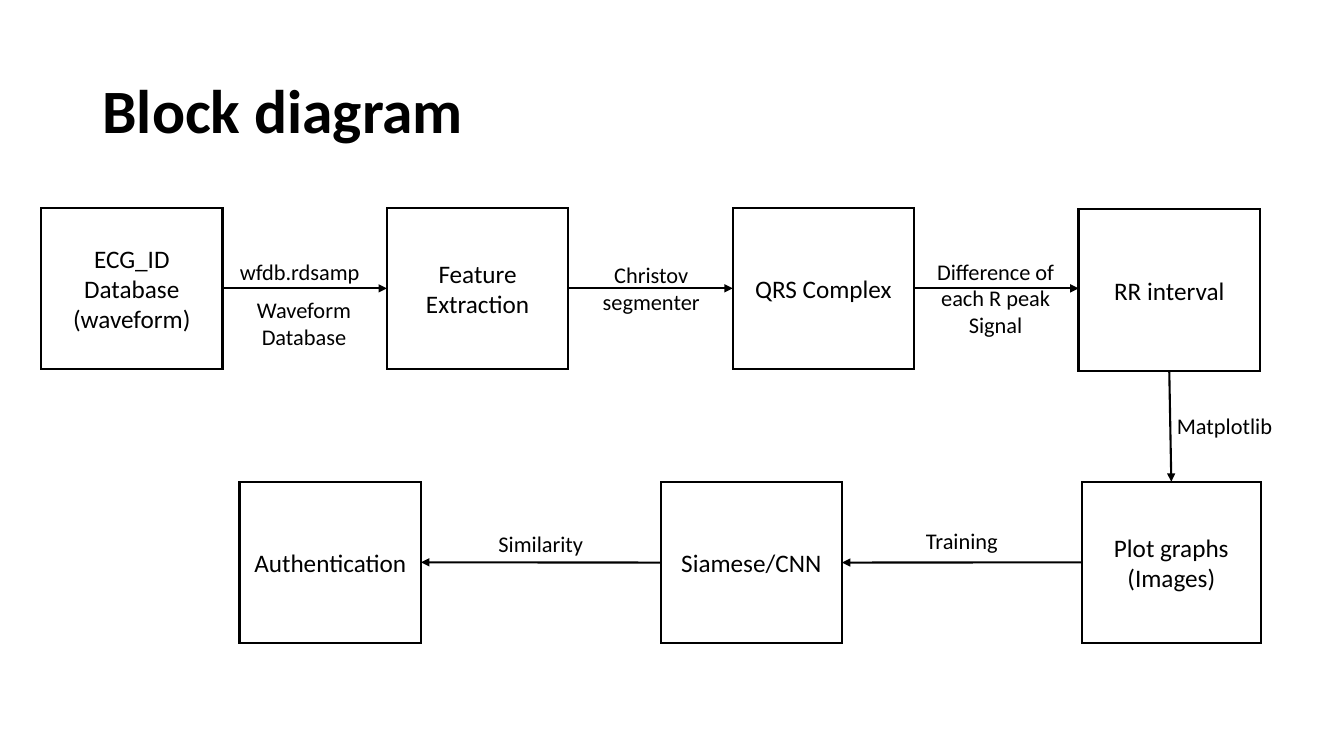
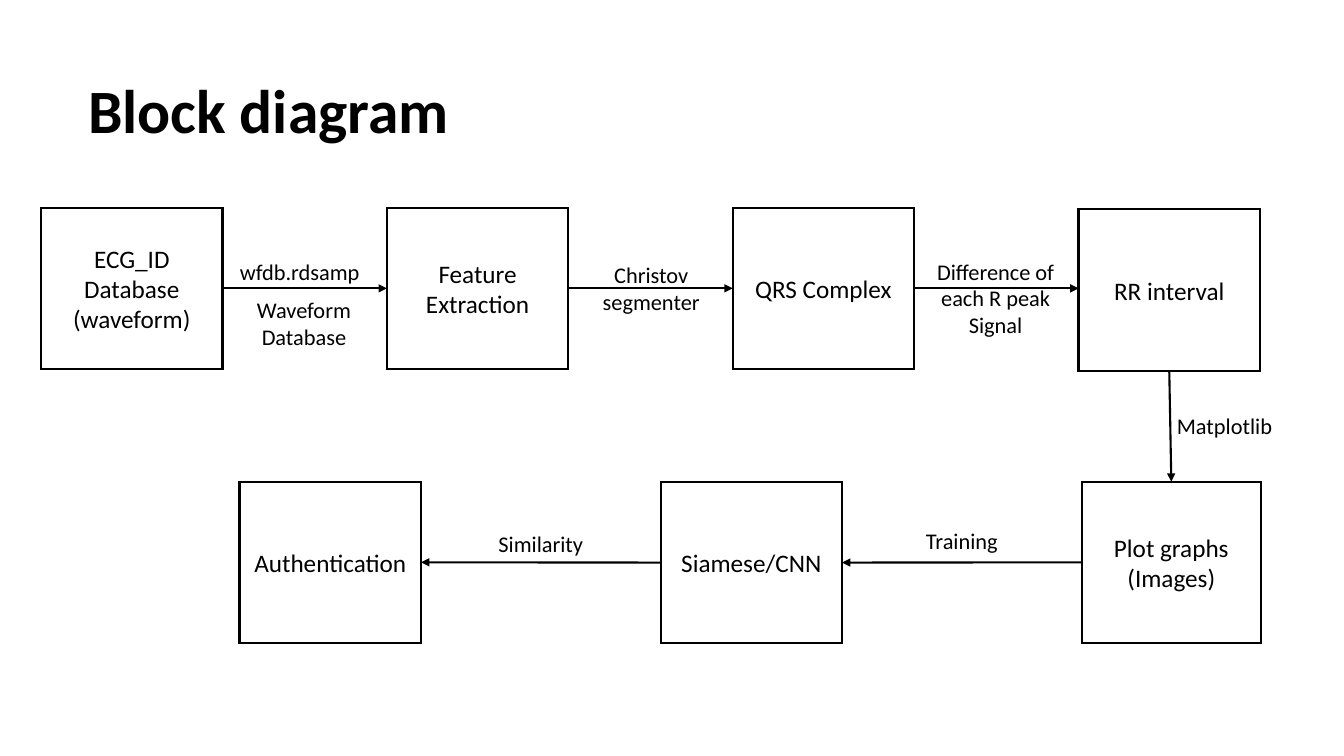
Before and after one commit to uma0441/TwoFactorAuthentication, a slide deck: slide 17 of Mid Term (1).pptx. Drawn at 1344x756 pixels with LibreOffice and Linux fonts; fonts in the diff are those of the drawing. Boxes give left, top, right and bottom in pixels: in the first picture for what was removed or moved away, otherwise in the second. Text is boxed around its words. In the diff, an @@ line names an element or a change of style, - is before the commit and + after.

```diff
--- a/Mid Term (1).pptx
+++ b/Mid Term (1).pptx
@@ title "Block diagram": place and size @@
-title "Block diagram" at [102, 89, 463, 144]
+title "Block diagram" at [88, 89, 449, 144]
```
Also in this commit, not shown: 7 other slides changed, 1 slide added, 1 slide removed.
